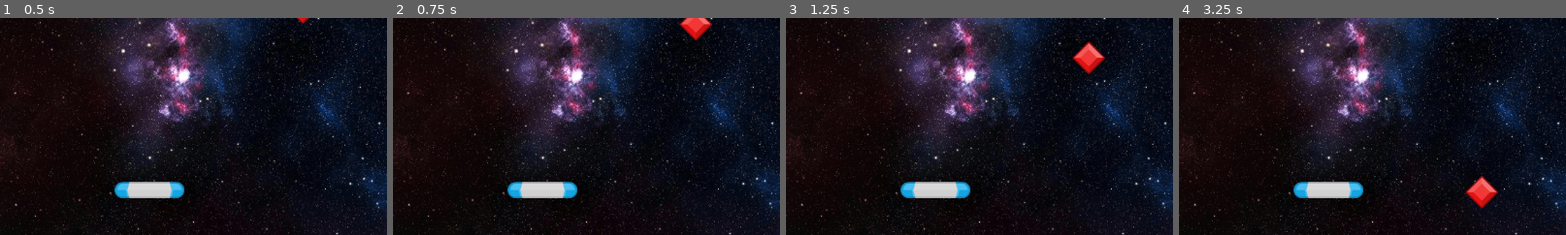
Above: before the commit, frames 1-4 (left to right).
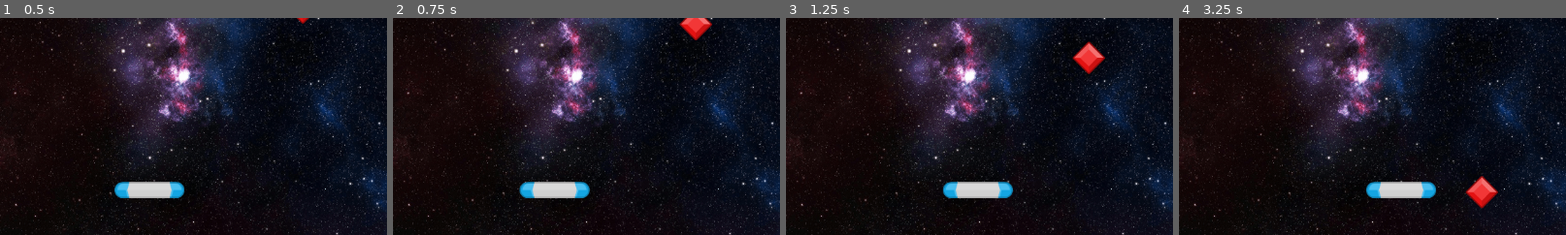
Above: after the commit, the same moments.

Repository: Nimira43/Space-Gems
Game: Godot game, scene res://scenes/game.tscn
Two runs of this game, one before a commit and one after it. Both use one fixed random seed, a clock stepped at 60 frames per second and the inputs below.
Inputs:
- Up to frame 1 (0.5 s): no input
- Up to frame 2 (0.75 s): hold P (right, bound only after the commit) from 0.53 s (still down)
- Up to frame 3 (1.25 s): keep holding P (right, bound only after the commit)
- Up to frame 4 (3.25 s): release P (right, bound only after the commit) at 1.28 s; hold O (left, bound only after the commit) 1.28-2.03 s; hold P (right, bound only after the commit) from 2.03 s (still down)
The pictures show only the part of the screen within x 32-82%, y 50-100%; the shares and areas given below are measured in that part.

Frame 1 is identical in both runs. In frame 2, 1.0% of the frame differs, in the area x 29-51%, y 75-84%; in frame 3, 2.1%; in frame 4, 2.6%, in the area x 29-67%, y 75-84%.

Commit message:
Paddle now has basic movement

Diff:
--- a/project.godot
+++ b/project.godot
@@ -15,6 +15,19 @@
 config/features=PackedStringArray("4.3", "Mobile")
 config/icon="res://icon.svg"
 
+[input]
+
+left={
+"deadzone": 0.5,
+"events": [Object(InputEventKey,"resource_local_to_scene":false,"resource_name":"","device":-1,"window_id":0,"alt_pressed":false,"shift_pressed":false,"ctrl_pressed":false,"meta_pressed":false,"pressed":false,"keycode":0,"physical_keycode":79,"key_label":0,"unicode":111,"location":0,"echo":false,"script":null)
+]
+}
+right={
+"deadzone": 0.5,
+"events": [Object(InputEventKey,"resource_local_to_scene":false,"resource_name":"","device":-1,"window_id":0,"alt_pressed":false,"shift_pressed":false,"ctrl_pressed":false,"meta_pressed":false,"pressed":false,"keycode":0,"physical_keycode":80,"key_label":0,"unicode":112,"location":0,"echo":false,"script":null)
+]
+}
+
 [rendering]
 
 renderer/rendering_method="mobile"
--- a/scenes/paddle.gd
+++ b/scenes/paddle.gd
@@ -1,11 +1,13 @@
 extends Area2D
 
+@export var speed: float = 90.0
 
-# Called when the node enters the scene tree for the first time.
 func _ready() -> void:
-	pass # Replace with function body.
+	pass
 
+func _process(delta: float) -> void:
+	if Input.is_action_pressed("left"):
+		position.x += -speed * delta
 
-# Called every frame. 'delta' is the elapsed time since the previous frame.
-func _process(delta: float) -> void:
-	pass
+	if Input.is_action_pressed("right"):
+		position.x += speed * delta
--- a/scenes/paddle.tscn
+++ b/scenes/paddle.tscn
@@ -1,12 +1,14 @@
-[gd_scene load_steps=3 format=3 uid="uid://cbwrp5m052aa7"]
+[gd_scene load_steps=4 format=3 uid="uid://cbwrp5m052aa7"]
 
 [ext_resource type="Texture2D" uid="uid://dhycr3itlrhsw" path="res://assets/paddleBlu.png" id="1_3e170"]
+[ext_resource type="Script" path="res://scenes/paddle.gd" id="1_17xng"]
 
 [sub_resource type="CapsuleShape2D" id="CapsuleShape2D_07l1u"]
 radius = 12.0
 height = 104.0
 
 [node name="Paddle" type="Area2D"]
+script = ExtResource("1_17xng")
 
 [node name="Sprite2D" type="Sprite2D" parent="."]
 texture = ExtResource("1_3e170")
